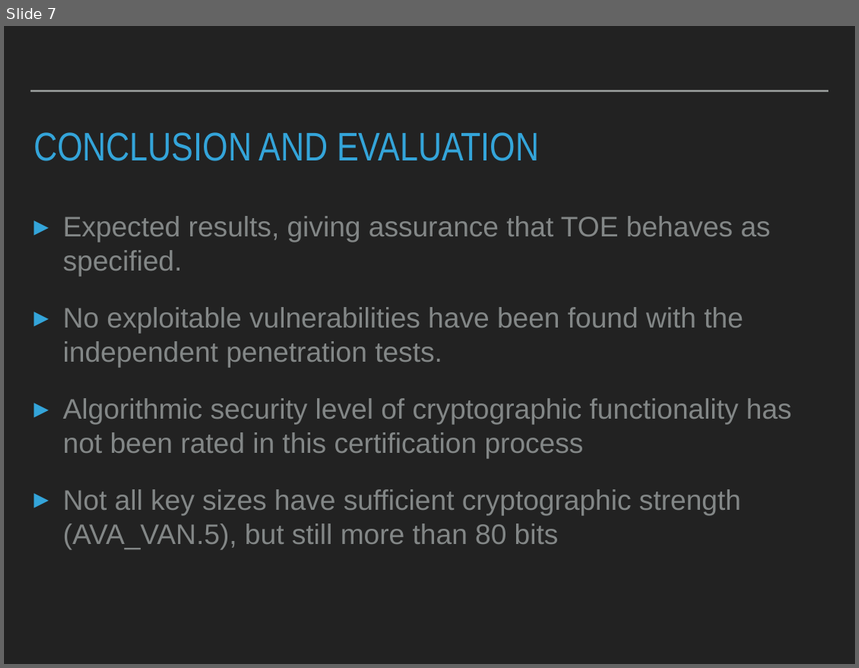
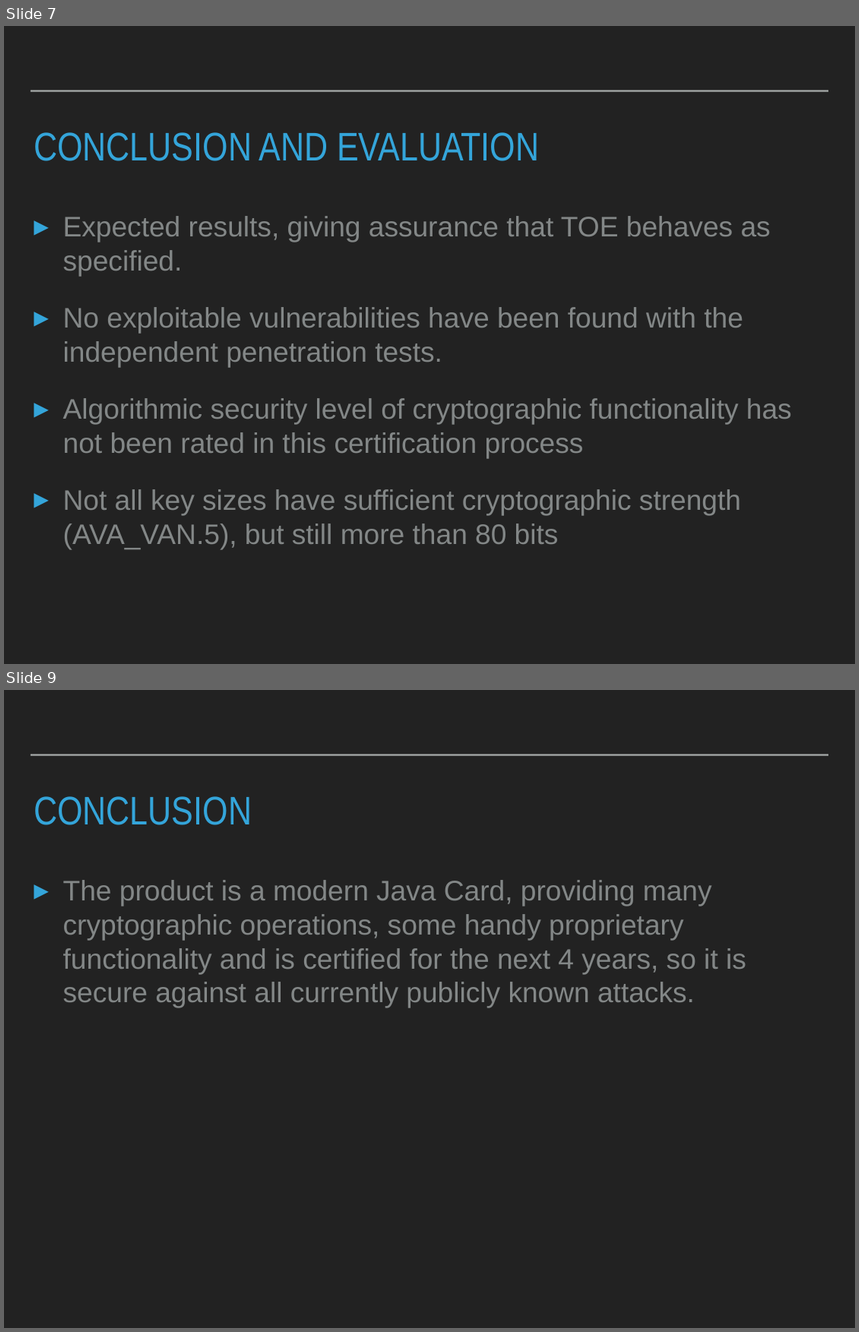
Before and after one commit to amalchukkinin/PV204, a slide deck: hrasna.pptx. Shown one above the other, each under a label of ours: slide 7 before the commit, slides 7 and 9 after it; the slides between them are not shown. The pictures are 859x668 and 859x1332 pixels, drawn with LibreOffice and Linux fonts; fonts in the diff are those of the drawing. Boxes give left, top, right and bottom in pixels: in the first picture for what was removed or moved away, otherwise in the second. Text is boxed around its words. In the diff, an @@ line names an element or a change of style, - is before the commit and + after.

```diff
--- a/hrasna.pptx
+++ b/hrasna.pptx
@@ slide 9 added at (4, 690, 855, 1328), background #222222; not listed: 1 template element that a slide beside it also shows @@
@@ title added at (34, 796, 252, 825), 48 pt, text #34A5DA @@
+CONCLUSION
@@ text added at (63, 880, 747, 1008), 34 pt, text #838787 @@
+▸ The product is a modern Java Card, providing many cryptographic operations, some handy proprietary functionality and is certified for the next 4 years, so it is secure against all currently publicly known attacks.
```
Also in this commit, not shown: 2 slides changed, 1 other slide added.
